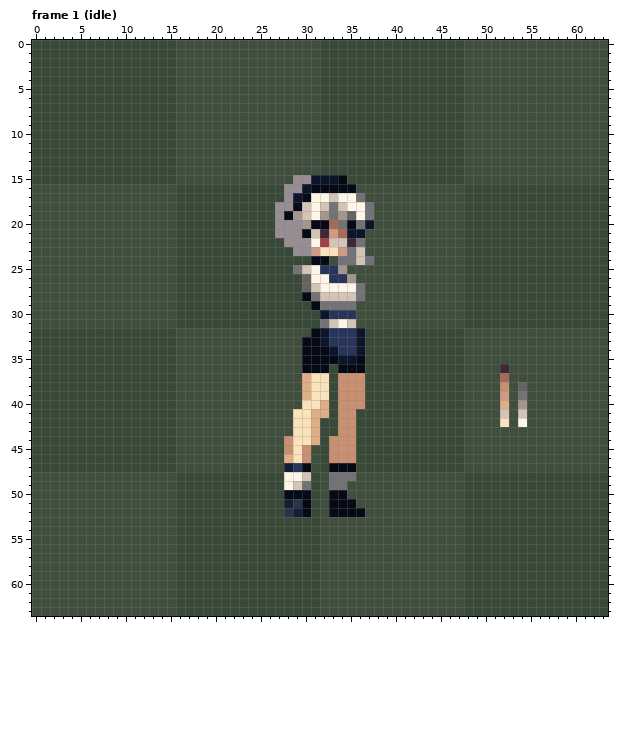
Pixel-art file, stored at player_spritesheet.aseprite. Above: the version before the commit.
64x64 pixels, 82 frames. Colours within 5 levels of each other are drawn and written as one. Shown: frame 1 (idle). The commit also changed other frames, which this record leaves out.
The result:
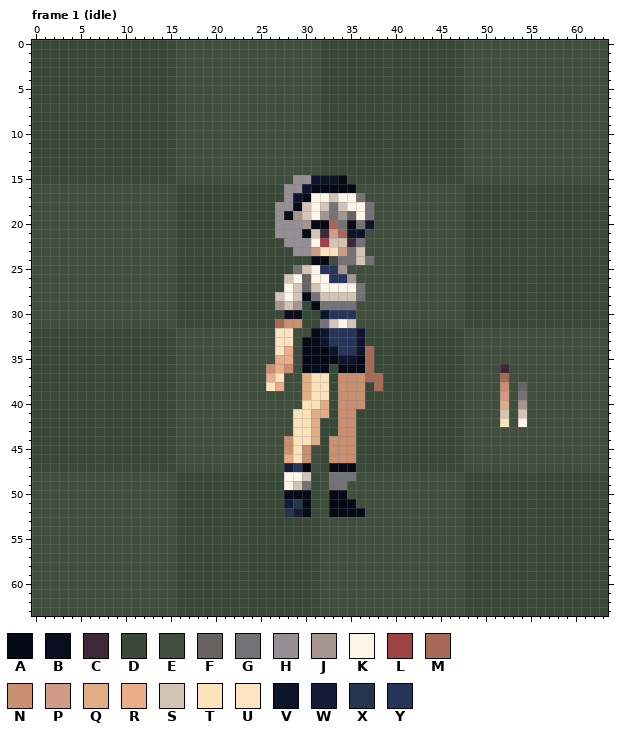
Palette (. is transparent): A #060a16  B #0b0e1f  C #3d2738  D #394937  E #404f3d  F #676363  G #737276  H #968e92  J #a4968d  K #fdf5e7  L #9f4246  M #a76a56  N #c88f70  P #d09b85  Q #e0ae86  R #e9ad8b  S #d3c4b5  T #fae3ba  U #fde3c1  V #0d152b  W #141d37  X #25354b  Y #28355b
The commit says: feat: progress run rework
Diff:
layer "equip_none" now shown
--- frame 1 (idle), layer "equip_none"
@@ x 24..40 @@
 25 DDDDDGSKYYJEEEEEE
-26 DDDDDDFKKYYJEEEEE
-27 DDDDDDFSKKKKGEEEE
-28 DDDDDDAGSSSSGEEEE
-29 DDDDDDDAGGGGEEEEE
-30 DDDDDDDDVYYYEEEEE
-31 DDDDDDDDGSKSEEEEE
-32 EEEEEEEAVYYYVDDDD
-33 EEEEEEAAVYYYVDDDD
-34 EEEEEEAAAVYYVDDDD
-35 EEEEEEAAAAVVADDDD
-36 EEEEEEAAADAAADDDD
-37 EEEEEEQTTDNNNDDDD
-38 EEEEEEQTTDNNNDDDD
+26 DDDDSKFKKYYJEEEEE
+27 DDDDKSFSKKKKGEEEE
+28 DDDSKSAGSSSSGEEEE
+29 DDDJSJDAGGGGEEEEE
+30 DDDDBBDDVYYYEEEEE
+31 DDDMNNDDGSKSEEEEE
+32 EEEUUEEAVYYYVDDDD
+33 EEEUUEAAVYYYVDDDD
+34 EEEUREAAAVYYVMDDD
+35 EEERREAAAAVVAMDDD
+36 EENRNEAAADAAAMDDD
+37 EERUEEQTTDNNNMMDD
+38 EEUREEQTTDNNNDMDD
 39 EEEEEEQTTDNNNDDDD
Boxes around the changes in both pictures, in picture pixels (x1, y1, x2, y2):
changed: (266, 274, 302, 391)
changed: (365, 346, 383, 391)
